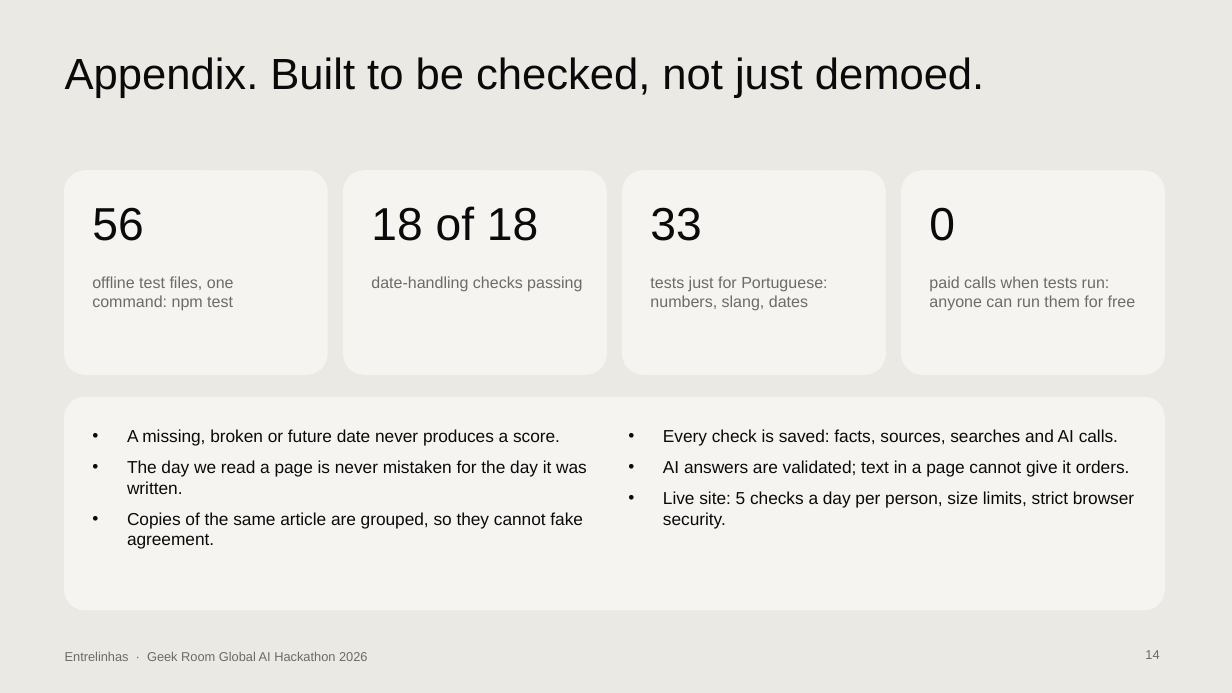
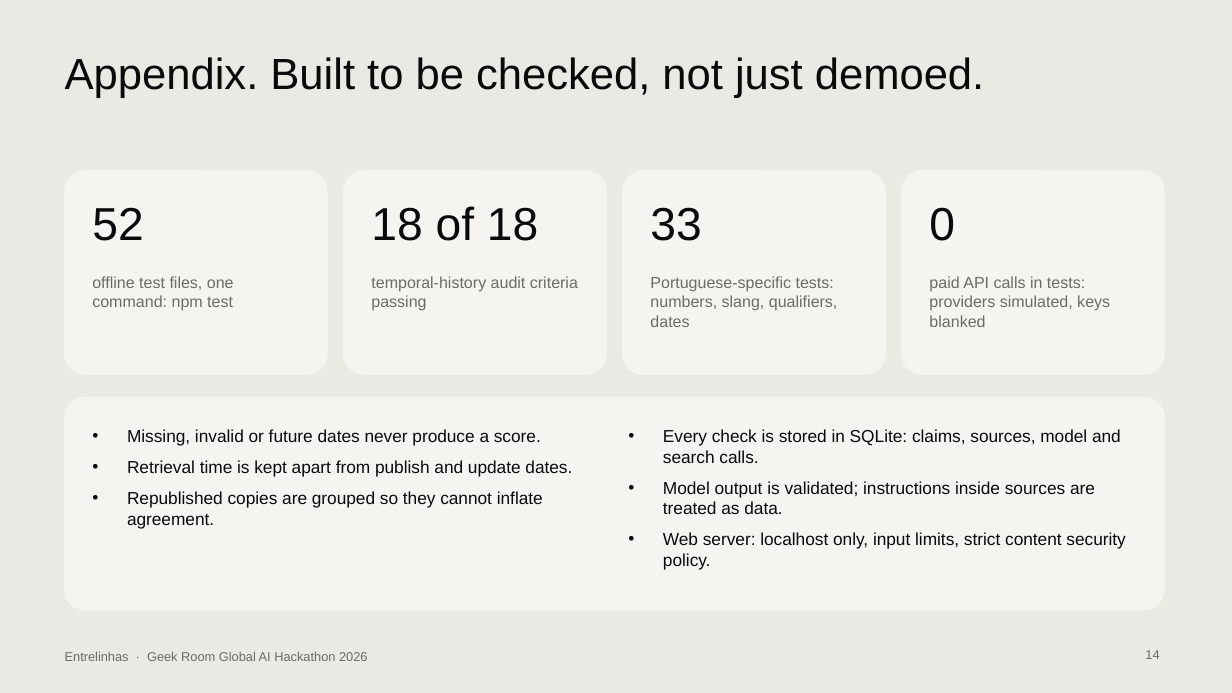
Before and after one commit to contatoalicecandido-lab/entrelinhas, a slide deck: slide 14 of submission/Entrelinhas_Pitch_Deck.pptx. Drawn at 1232x693 pixels with LibreOffice and Linux fonts; fonts in the diff are those of the drawing. Boxes give left, top, right and bottom in pixels: in the first picture for what was removed or moved away, otherwise in the second. Text is boxed around its words. In the diff, an @@ line names an element or a change of style, - is before the commit and + after.

```diff
--- a/submission/Entrelinhas_Pitch_Deck.pptx
+++ b/submission/Entrelinhas_Pitch_Deck.pptx
@@ text at <box>92,207,143,241</box>: text changed @@
-56
+52
@@ text at <box>371,276,578,311</box>: text changed @@
-date-handling checks passing
+temporal-history audit criteria passing
@@ text at <box>650,276,838,327</box>: text changed @@
-tests just for Portuguese: numbers, slang, dates
+Portuguese-specific tests: numbers, slang, qualifiers, dates
@@ text at <box>929,276,1110,327</box>: text changed @@
-paid calls when tests run: anyone can run them for free
+paid API calls in tests: providers simulated, keys blanked
@@ text at <box>127,429,572,528</box>: text changed @@
-• A missing, broken or future date never produces a score.
-• The day we read a page is never mistaken for the day it was written.
-• Copies of the same article are grouped, so they cannot fake agreement.
+• Missing, invalid or future dates never produce a score.
+• Retrieval time is kept apart from publish and update dates.
+• Republished copies are grouped so they cannot inflate agreement.
@@ text at <box>663,429,1125,570</box>: text changed @@
-• Every check is saved: facts, sources, searches and AI calls.
-• AI answers are validated; text in a page cannot give it orders.
-• Live site: 5 checks a day per person, size limits, strict browser security.
+• Every check is stored in SQLite: claims, sources, model and search calls.
+• Model output is validated; instructions inside sources are treated as data.
+• Web server: localhost only, input limits, strict content security policy.
```
Also in this commit, not shown: 13 other slides changed, 1 slide added, 1 slide removed, 2 other files.
